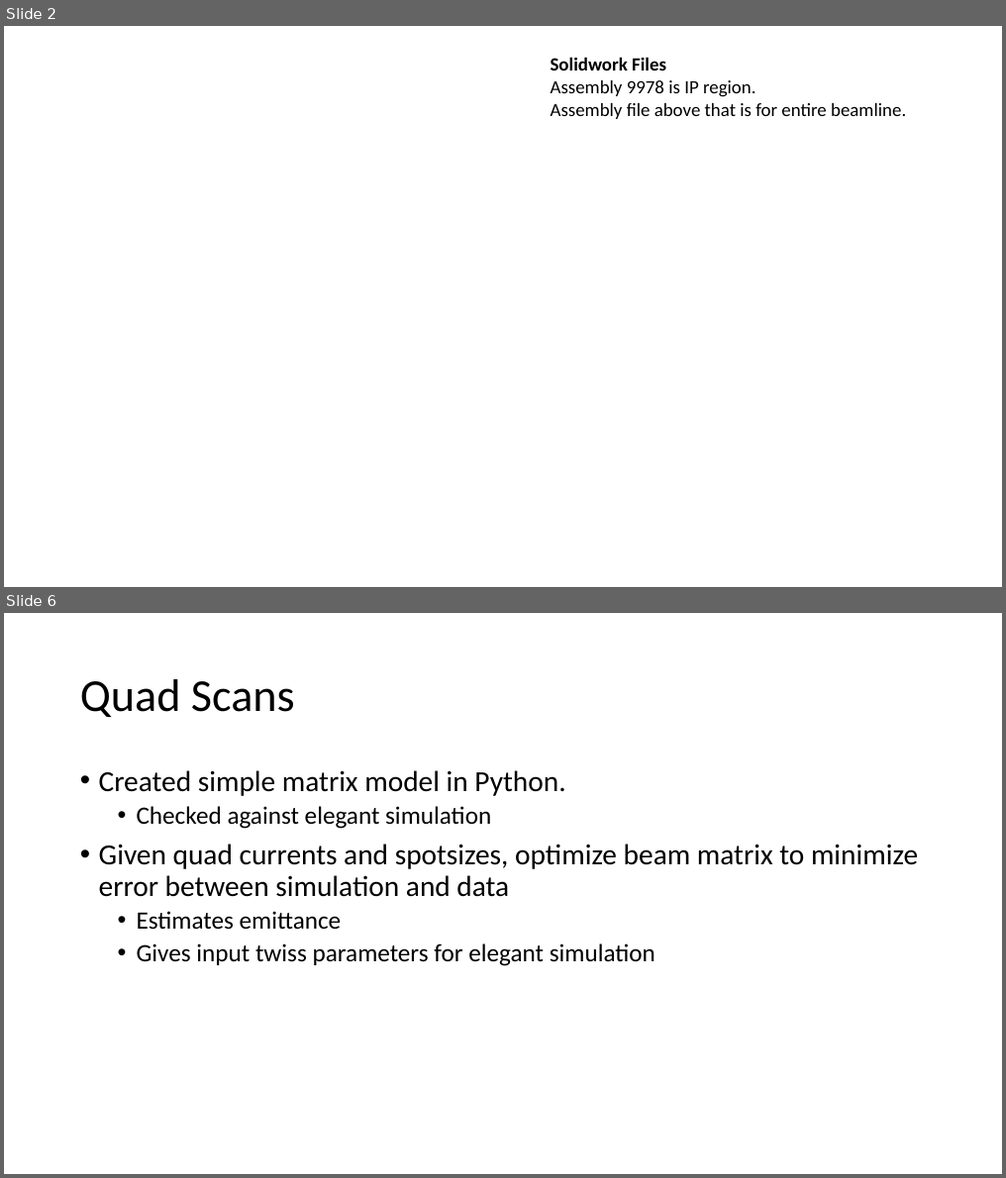
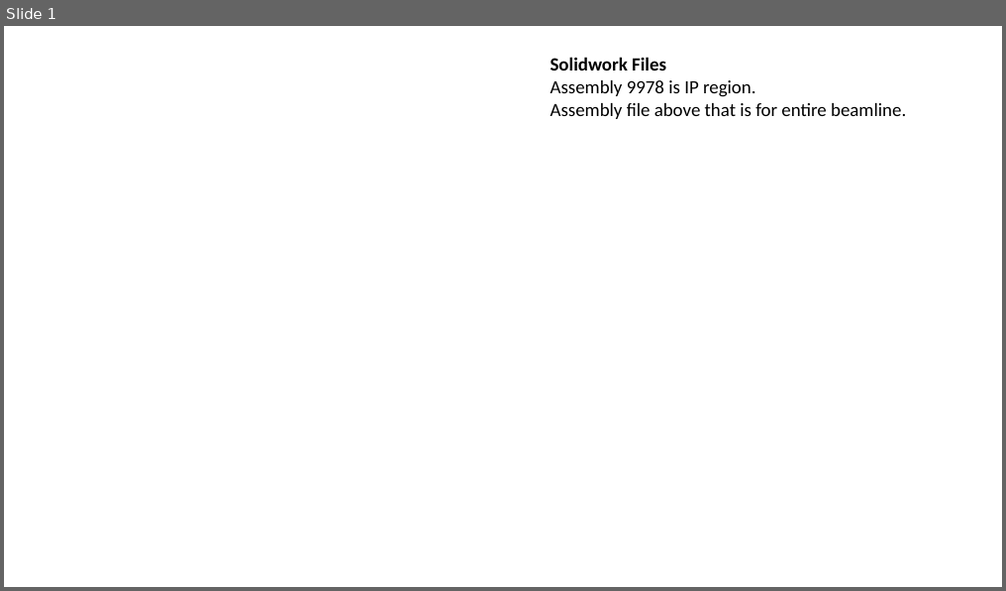
Before and after one commit to afisher000/Radiabeam, a slide deck: grit_runs.pptx. Shown one above the other, each under a label of ours: slides 2 and 6 before the commit, slide 1 after it; the slides between them are not shown. The pictures are 1006x1178 and 1006x591 pixels, drawn with LibreOffice and Linux fonts; fonts in the diff are those of the drawing; background and template pictures are left out. Boxes give left, top, right and bottom in pixels: in the first picture for what was removed or moved away, otherwise in the second. Text is boxed around its words. In the diff, an @@ line names an element or a change of style, - is before the commit and + after.

```diff
--- a/grit_runs.pptx
+++ b/grit_runs.pptx
@@ slide 6 removed at [4,613,1002,1174], background #FFFFFF @@
@@ title removed at [80,679,295,717] @@
-Quad Scans
@@ text removed at [99,770,918,966] @@
-• Created simple matrix model in Python.
-  • Checked against elegant simulation
-• Given quad currents and spotsizes, optimize beam matrix to minimize error between simulation and data
-  • Estimates emittance
-  • Gives input twiss parameters for elegant simulation
@@ what was slide 2 is now slide 1 @@
```
Also in this commit, not shown: 3 slides changed, 3 slides added, 2 other slides removed, 32 other files.
